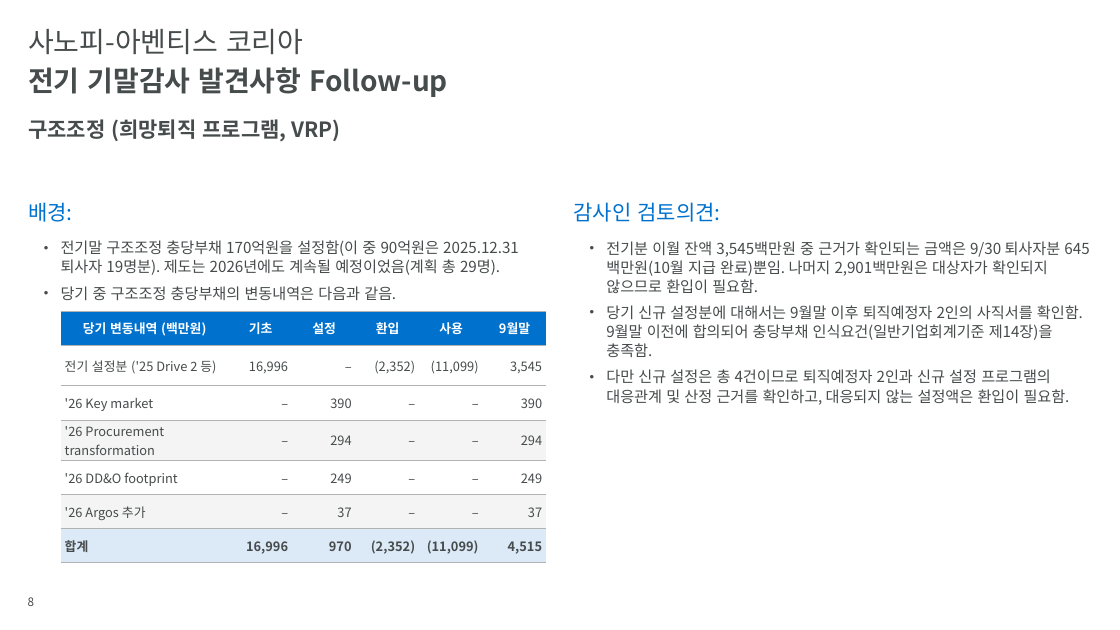
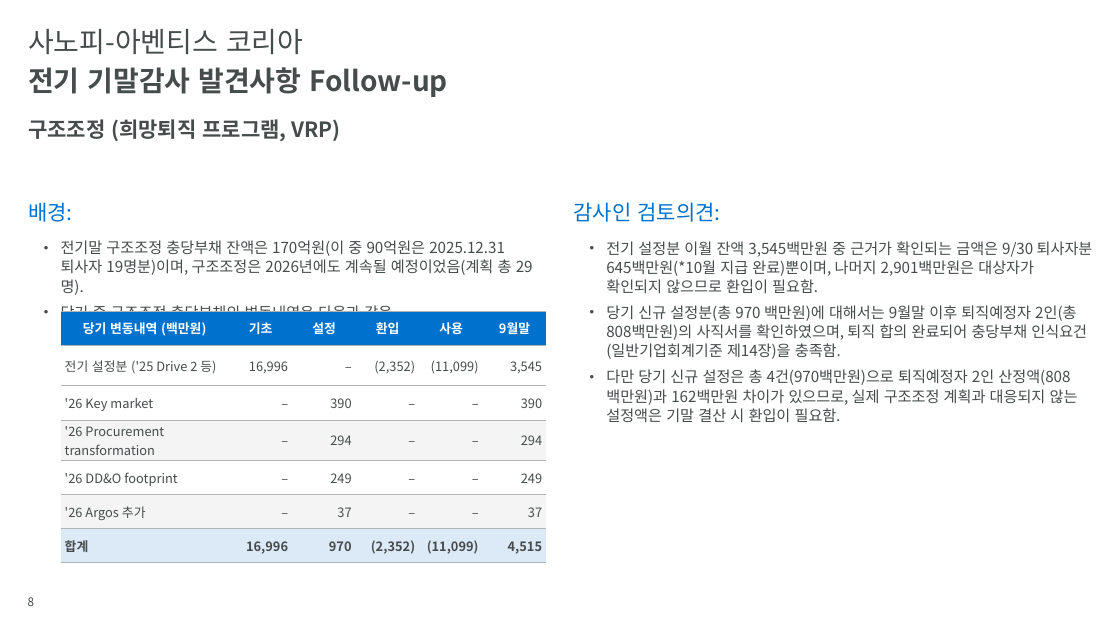
Before and after one commit to hansesle-maker/code, a slide deck: slide 8 of deliverables/SAK_FY2026_Interim_Closing_KO.pptx. Drawn at 1120x630 pixels with LibreOffice and Linux fonts; fonts in the diff are those of the drawing; background and template pictures are left out. Boxes give left, top, right and bottom in pixels: in the first picture for what was removed or moved away, otherwise in the second. Text is boxed around its words. In the diff, an @@ line names an element or a change of style, - is before the commit and + after.

```diff
--- a/deliverables/SAK_FY2026_Interim_Closing_KO.pptx
+++ b/deliverables/SAK_FY2026_Interim_Closing_KO.pptx
@@ text at (x1=61, y1=240, x2=512, y2=275): text changed @@
-  • 전기말 구조조정 충당부채 170억원을 설정함(이 중 90억원은 2025.12.31 퇴사자 19명분). 제도는 2026년에도 계속될 예정이었음(계획 총 29명).
+  • 전기말 구조조정 충당부채 잔액은 170억원(이 중 90억원은 2025.12.31 퇴사자 19명분)이며, 구조조정은 2026년에도 계속될 예정이었음(계획 총 29명).
@@ text at (x1=606, y1=241, x2=1093, y2=422): text changed @@
-  • 전기분 이월 잔액 3,545백만원 중 근거가 확인되는 금액은 9/30 퇴사자분 645백만원(10월 지급 완료)뿐임. 나머지 2,901백만원은 대상자가 확인되지 않으므로 환입이 필요함.
-  • 당기 신규 설정분에 대해서는 9월말 이후 퇴직예정자 2인의 사직서를 확인함. 9월말 이전에 합의되어 충당부채 인식요건(일반기업회계기준 제14장)을 충족함.
-  • 다만 신규 설정은 총 4건이므로 퇴직예정자 2인과 신규 설정 프로그램의 대응관계 및 산정 근거를 확인하고, 대응되지 않는 설정액은 환입이 필요함.
+  • 전기 설정분 이월 잔액 3,545백만원 중 근거가 확인되는 금액은 9/30 퇴사자분 645백만원(*10월 지급 완료)뿐이며, 나머지 2,901백만원은 대상자가 확인되지 않으므로 환입이 필요함.
+  • 당기 신규 설정분(총 970 백만원)에 대해서는 9월말 이후 퇴직예정자 2인(총 808백만원)의 사직서를 확인하였으며, 퇴직 합의 완료되어 충당부채 인식요건(일반기업회계기준 제14장)을 충족함.
+  • 다만 당기 신규 설정은 총 4건(970백만원)으로 퇴직예정자 2인 산정액(808백만원)과 162백만원 차이가 있으므로, 실제 구조조정 계획과 대응되지 않는 설정액은 기말 결산 시 환입이 필요함.
```
Also in this commit, not shown: 7 other slides changed.
